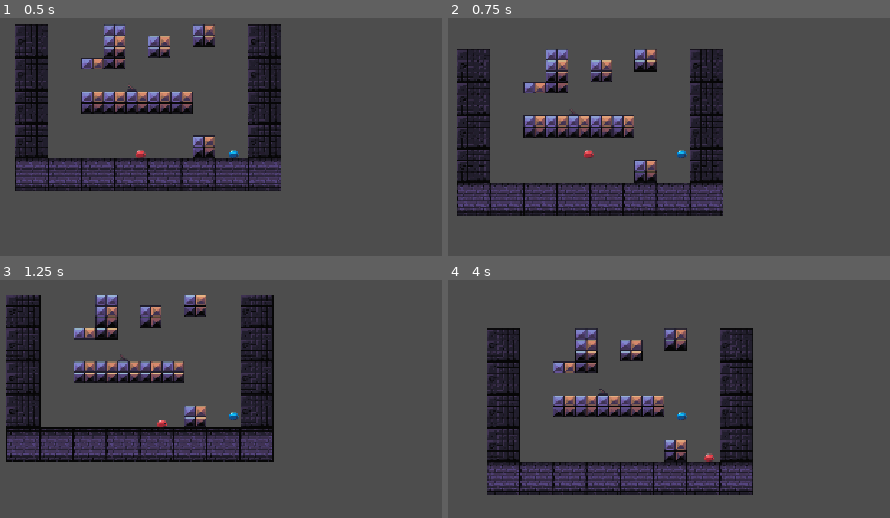
Above: before the commit, frames 1-4 (two rows, left to right).
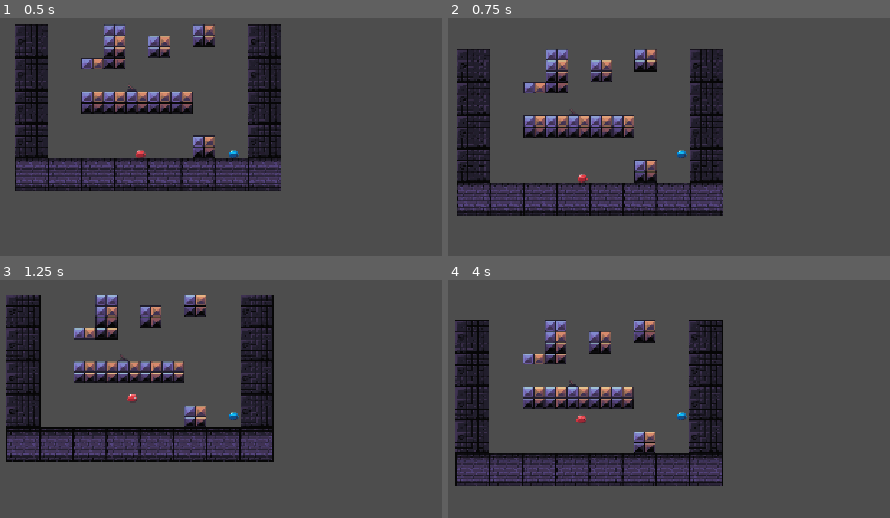
Above: after the commit, the same moments.

Repository: kyu-pitoon/bouncy-slimes
Game: Godot game, scene res://Scene1.tscn
Two runs of this game, one before a commit and one after it. Both use one fixed random seed, a clock stepped at 60 frames per second and the inputs below.
Inputs:
- Up to frame 1 (0.5 s): no input
- Up to frame 2 (0.75 s): tap Enter at 0.5 s; hold D (move_right_blue) from 0.53 s (still down); tap W (jump_blue) at 0.6 s
- Up to frame 3 (1.25 s): keep holding D (move_right_blue); tap W (jump_blue) at 0.77, 1.07 s; tap Up (jump_red) at 0.8 s
- Up to frame 4 (4 s): tap Up (jump_red) at 1.35, 2.3, 2.85, 3.8 s; tap W (jump_blue) at 1.52, 1.55, 1.82, 2.1, 3.02, 3.05, 3.32, 3.6, 3.77 s; release D (move_right_blue) at 2.03 s; hold A (move_left_blue) 2.03-2.78 s; hold D (move_right_blue) from 2.78 s (still down)

Frame 1 is identical in both runs. In frame 2, 0.1% of the frame differs, in the area x 29-34%, y 55-70%; in frame 3, 0.1%; in frame 4, 32%, in the area x 1-70%, y 16-91%.

Commit message:
fixed red movement

Diff:
--- a/red_slime.gd
+++ b/red_slime.gd
@@ -12,12 +12,12 @@
 
 
 	# Handle jump.
-	if Input.is_action_just_pressed("jump_blue") and is_on_floor():
+	if Input.is_action_just_pressed("jump_red") and is_on_floor():
 		velocity.y = JUMP_VELOCITY
 
 	# Get the input direction and handle the movement/deceleration.
 	# As good practice, you should replace UI actions with custom gameplay actions.
-	var direction := Input.get_axis("move_left_blue", "move_right_blue")
+	var direction := Input.get_axis("move_left_red", "move_right_red")
 	if direction:
 		velocity.x += direction * ACCELERATION * delta
 	else:
